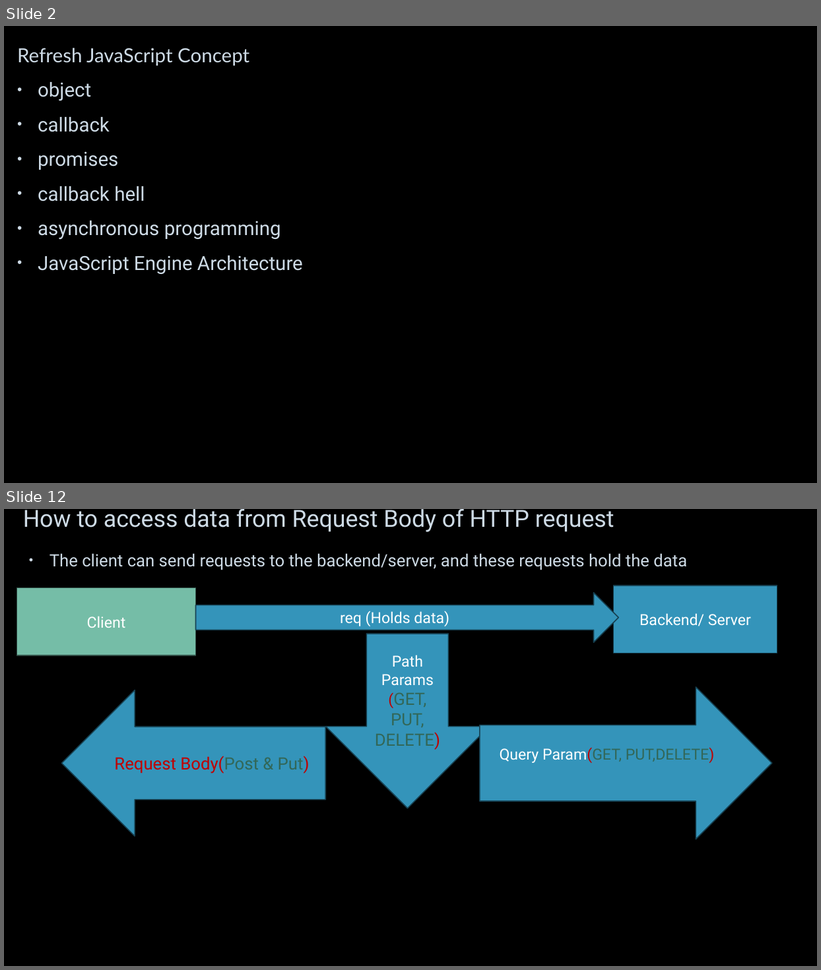
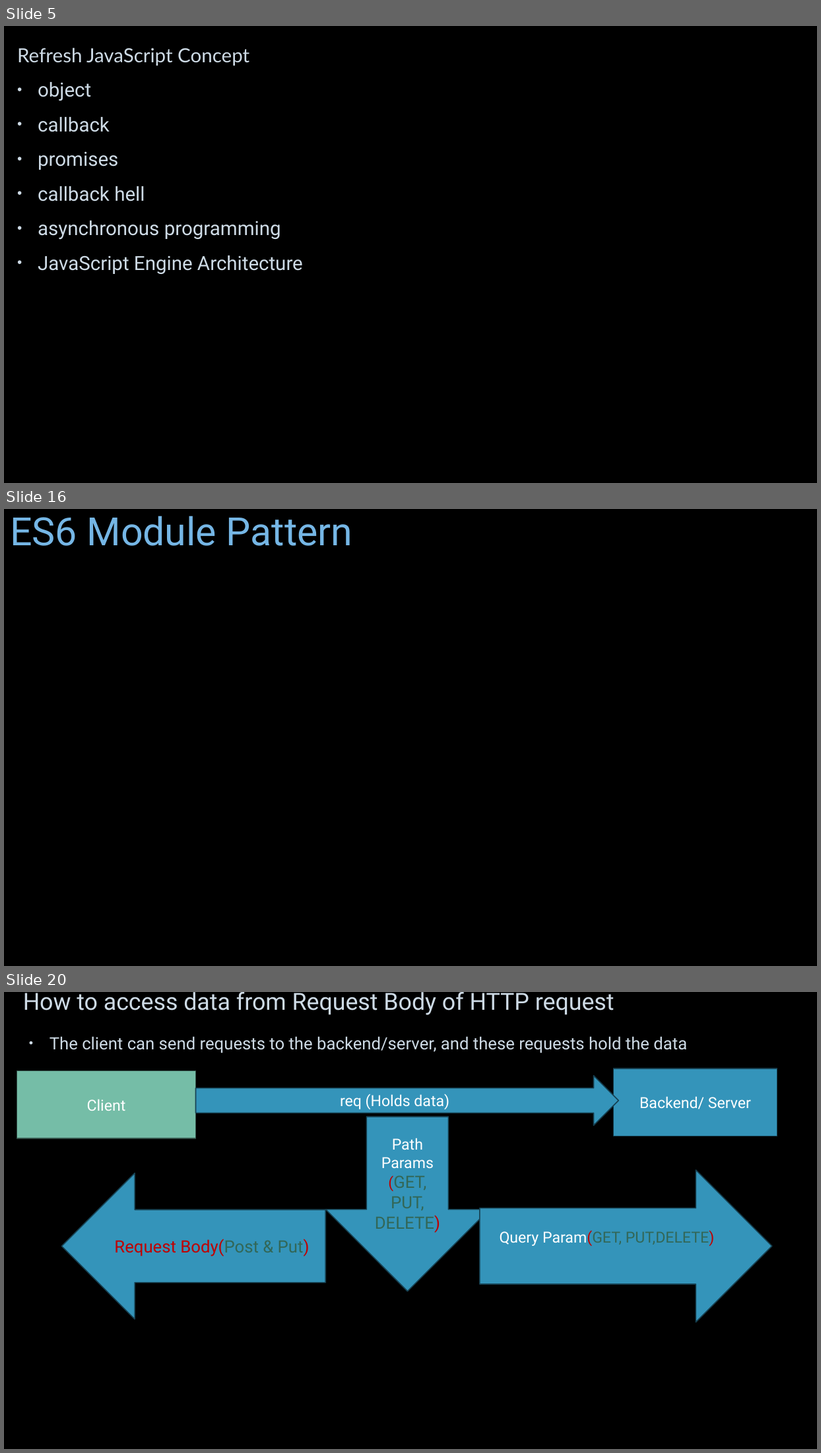
Before and after one commit to JhanaR/mylearnNode, a slide deck: BackEnd - Notes.pptx. Shown one above the other, each under a label of ours: slides 2 and 12 before the commit, slides 5, 16 and 20 after it; the slides between them are not shown. The pictures are 821x970 and 821x1453 pixels, drawn with LibreOffice and Linux fonts; fonts in the diff are those of the drawing; background and template pictures are left out. Boxes give left, top, right and bottom in pixels: in the first picture for what was removed or moved away, otherwise in the second. Text is boxed around its words. In the diff, an @@ line names an element or a change of style, - is before the commit and + after.

```diff
--- a/BackEnd - Notes.pptx
+++ b/BackEnd - Notes.pptx
@@ slide 16 added at [4, 509, 817, 966], background picture (left out) @@
@@ title added at [10, 516, 352, 546], 46 pt, text #75B6E5 @@
+ES6 Module Pattern
@@ what was slide 2 is now slide 5 @@
@@ what was slide 12 is now slide 20 @@
```
Also in this commit, not shown: 8 slides changed, 8 other slides added, 1 slide removed, 5 other files.
